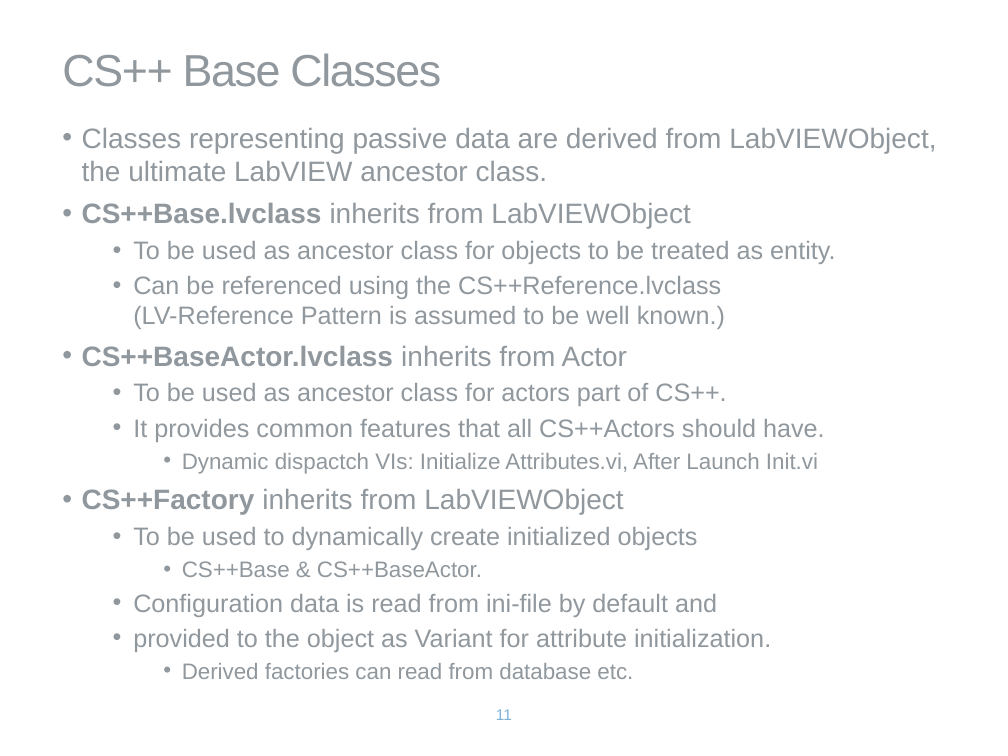
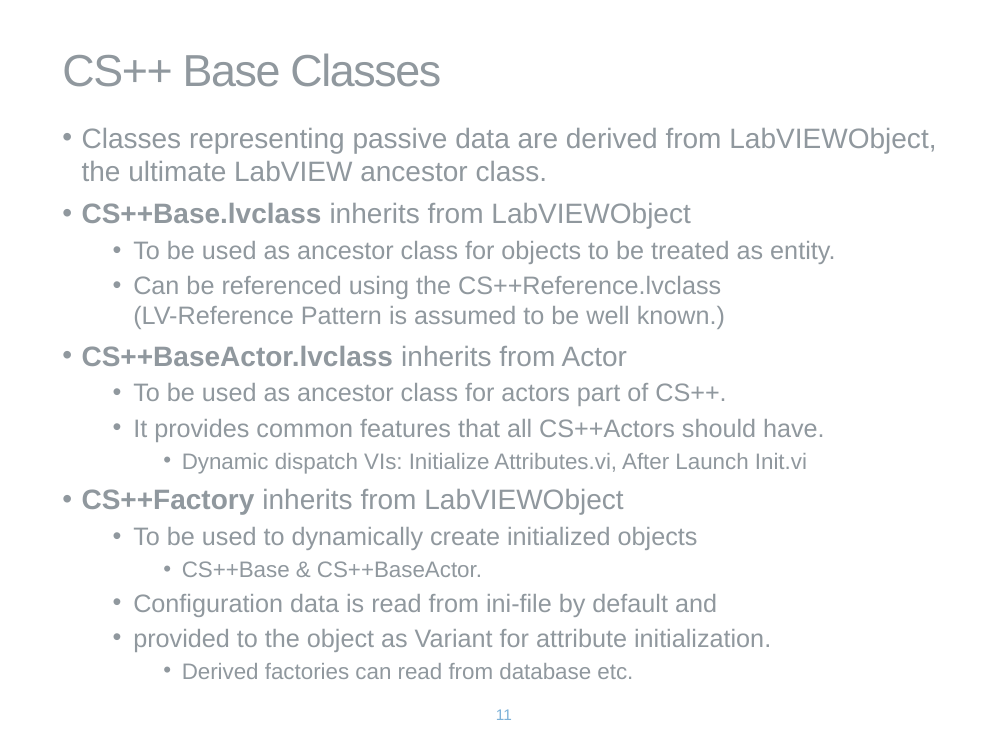
Before and after one commit to keale/CSPP, a slide deck: slide 11 of Documentation/CS++@VIP2013.pptx. Drawn at 1008x756 pixels with LibreOffice and Linux fonts; fonts in the diff are those of the drawing; background and template pictures are left out. Boxes give left, top, right and bottom in pixels: in the first picture for what was removed or moved away, otherwise in the second. Text is boxed around its words. In the diff, an @@ line names an element or a change of style, - is before the commit and + after.

```diff
--- a/Documentation/CS++@VIP2013.pptx
+++ b/Documentation/CS++@VIP2013.pptx
@@ text at [182,453,807,474]: text changed @@
-    • Dynamic dispactch VIs: Initialize Attributes.vi, After Launch Init.vi
+    • Dynamic dispatch VIs: Initialize Attributes.vi, After Launch Init.vi
```
Also in this commit, not shown: 1 other slide changed.
